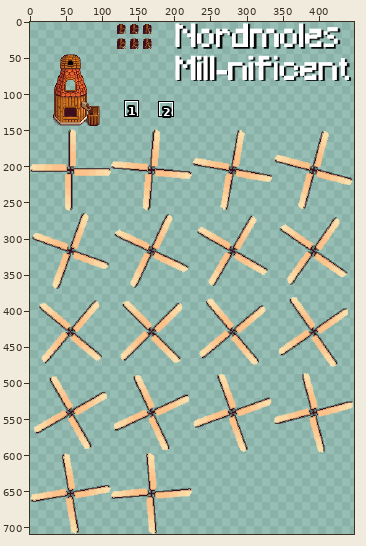
One commit to this sprite sheet: buildings/mill/building.png. The picture above shows the old version from afar; the outline marks the close-up.
Close-up. Before:
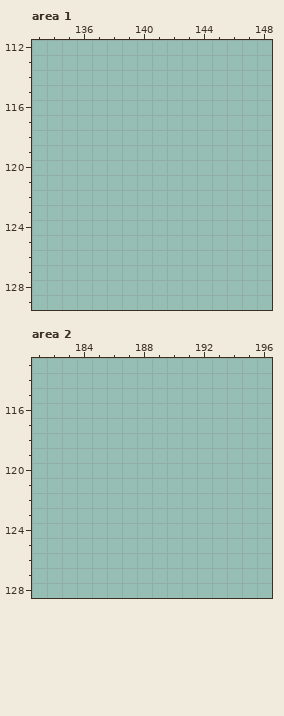
The file is 448x709 pixels. Pixels under 10% opacity are left out. Colours within 5 levels of each other are drawn and written as one. Shown: area 1: x 133..148, y 112..129; area 2: x 181..196, y 113..128. The commit also changed other parts of the picture, which this record leaves out.
Once edited:
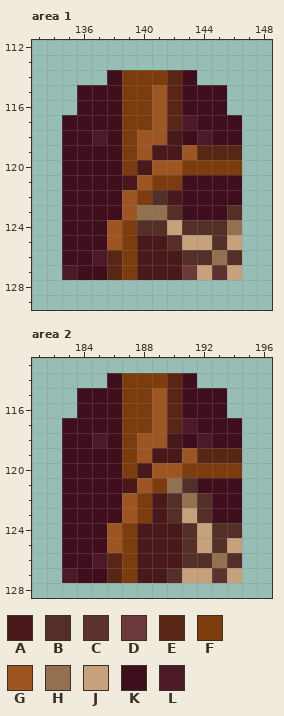
Palette (. is transparent): A #48181a  B #532f28  C #5b3230  D #6b383b  E #592615  F #7d3c0e  G #9d5522  H #93704f  J #c6a17b  K #3f0e1c  L #4c1928
From old to new:
Area 1:
y 114: x 138..143 ...... -> KFFFEK
y 115..116: x 136..145 .......... -> KKKFFGEKKK
y 117: x 135..146 ............ -> KKKKFFGELKKK
y 118: x 135..146 ............ -> KKLKFGGAKLKK
y 119: x 135..146 ............ -> KKKKFGAAGEEE
y 120: x 135..146 ............ -> KKKKFAGGFFFF
y 121: x 135..146 ............ -> KKKKAGFFKKKK
y 122: x 135..146 ............ -> KKKKGFBAKKKK
y 123: x 135..146 ............ -> KKKKGHHBKKKB
y 124: x 135..146 ............ -> KKKGFBBJBBBH
y 125: x 135..146 ............ -> KKKGFAABJJBJ
y 126: x 135..146 ............ -> KKLEFAAABBHB
y 127: x 135..146 ............ -> LKKEFAAADJCJ
Area 2:
y 114: x 186..191 ...... -> KFFFEK
y 115..116: x 184..193 .......... -> KKKFFGEKKK
y 117: x 183..194 ............ -> KKKKFFGELKKK
y 118: x 183..194 ............ -> KKLKFGGAKLKK
y 119: x 183..194 ............ -> KKKKFGAAGEEE
y 120: x 183..194 ............ -> KKKKFAGGFFFF
y 121: x 183..194 ............ -> KKKKAGFHBKKK
y 122: x 183..194 ............ -> KKKKGFABHBKK
y 123: x 183..194 ............ -> KKKKGFABJBKK
y 124: x 183..194 ............ -> KKKGFAAABJBB
y 125: x 183..194 ............ -> KKKGFAAABJBJ
y 126: x 183..194 ............ -> KKLEFAAABBHB
y 127: x 183..194 ............ -> LKKEFAABJJCJ
Boxes around the changes in both close-ups, in picture pixels (x1, y1, x2, y2):
added: (62, 70, 242, 280)
added: (62, 373, 242, 583)
